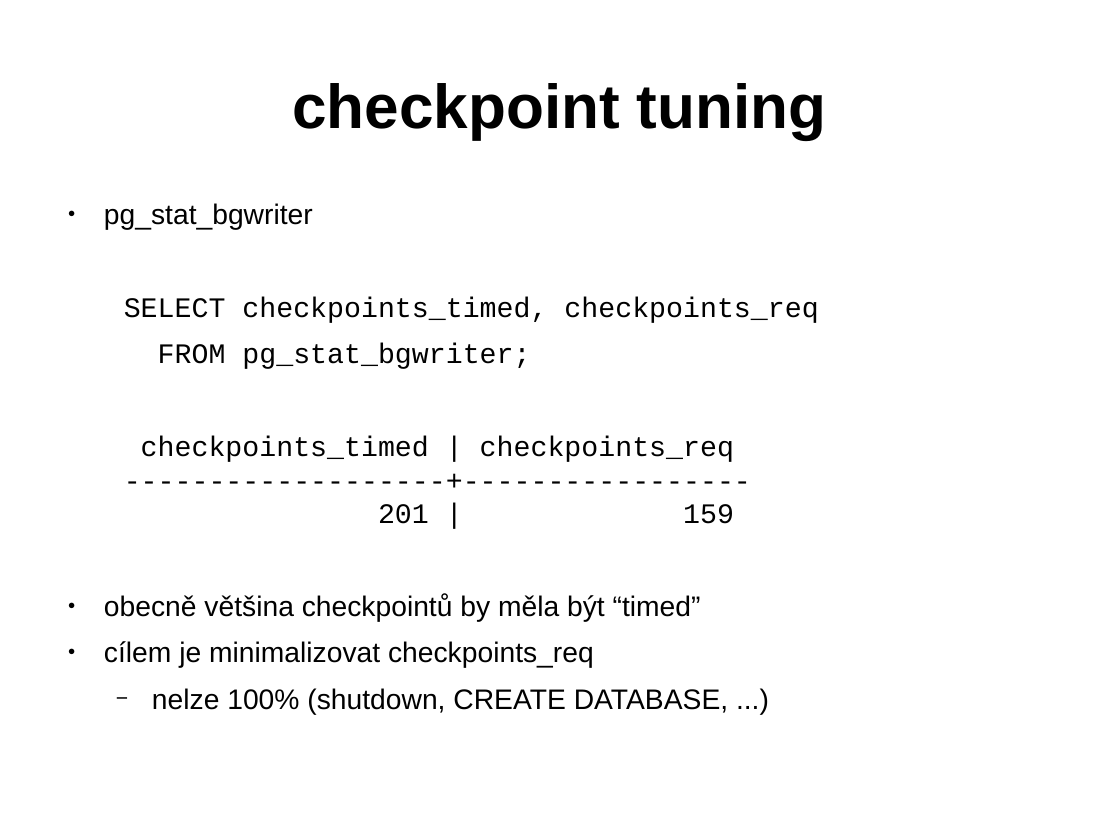
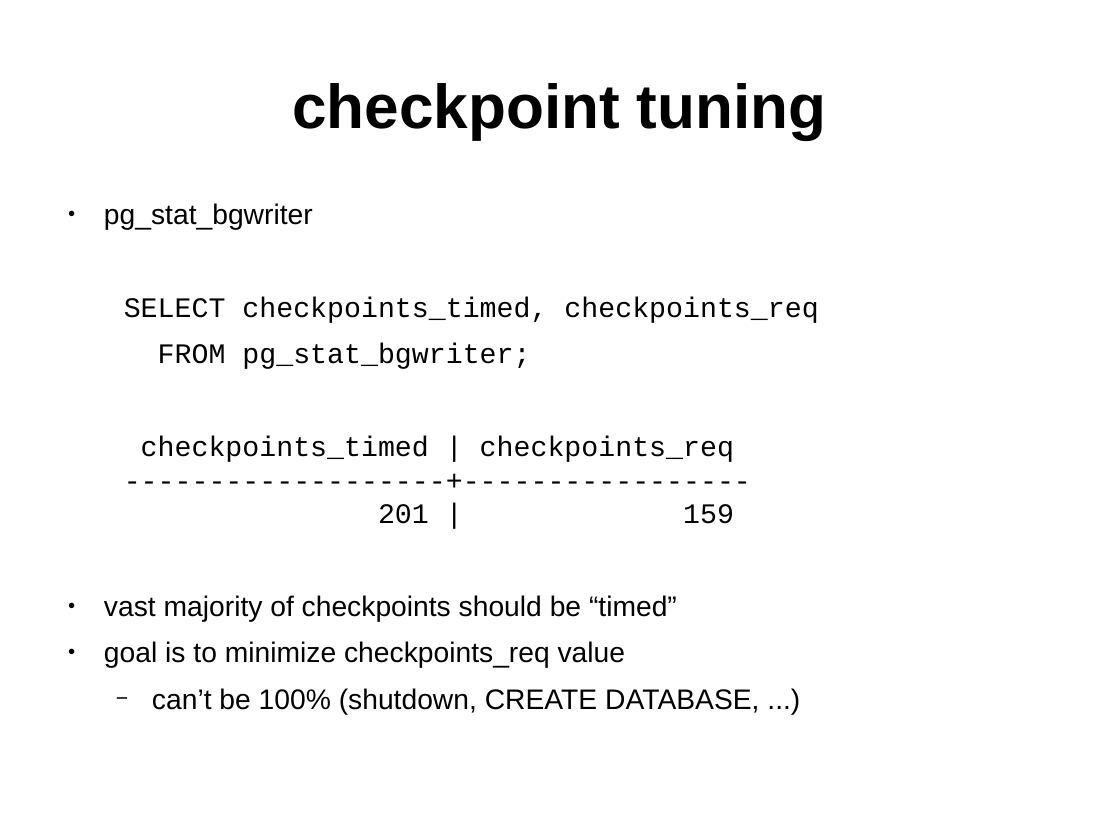
Before and after one commit to tvondra/perf_tuning_training, a slide deck: slide 22 of perf-tuning-training.odp (slide 21 before the commit). Drawn at 1120x840 pixels with LibreOffice and Linux fonts; fonts in the diff are those of the drawing. Boxes give left, top, right and bottom in pixels: in the first picture for what was removed or moved away, otherwise in the second. Text is boxed around its words. In the diff, an @@ line names an element or a change of style, - is before the commit and + after.

```diff
--- a/perf-tuning-training.odp
+++ b/perf-tuning-training.odp
@@ text at box(104, 595, 759, 715): text changed @@
-● obecně většina checkpointů by měla být “timed”
-● cílem je minimalizovat checkpoints_req
-  − nelze 100% (shutdown, CREATE DATABASE, ...)
+● vast majority of checkpoints should be “timed”
+● goal is to minimize checkpoints_req value
+  − can’t be 100% (shutdown, CREATE DATABASE, ...)
```
Also in this commit, not shown: 24 other slides changed, 13 slides added, 25 slides removed, 1 other file.
